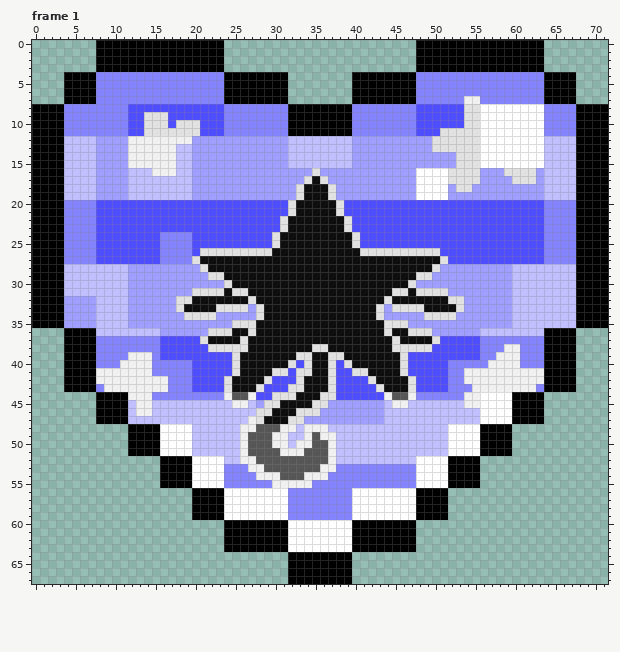
One commit to this pixel-art file: Template (14 frames).aseprite. The first picture shows the starting point.
72x68 pixels, 14 frames. Colours within 5 levels of each other are drawn and written as one. Shown: frame 1. The commit also changed other frames, which this record leaves out.
And afterwards:
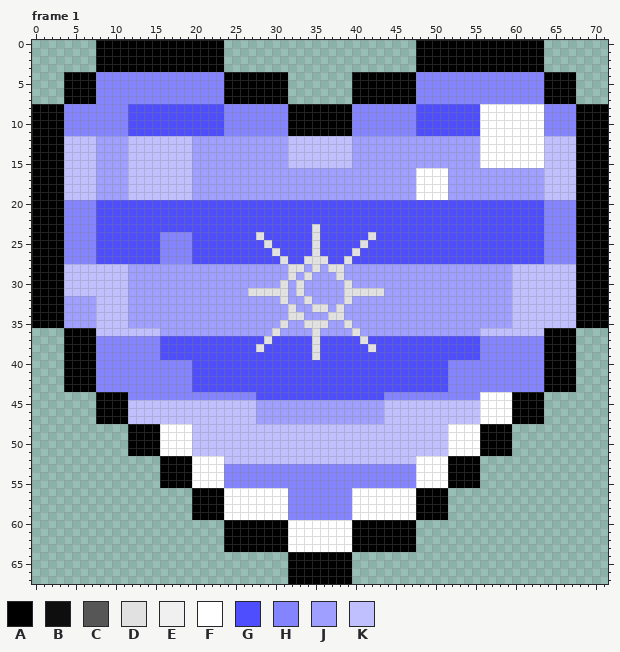
Palette (. is transparent): A #000000  B #0e0e0e  C #565656  D #e1e1e1  E #f0f0f0  F #ffffff  G #4e4eff  H #8484ff  J #9f9fff  K #c0c0ff
Changes in this commit:
layer "Layered /Stars" now hidden
layer "Pride Icons/Galactian Alignment/Solarian" now shown
layer "Pride Icons/Galactian Alignment/Eclipsia" added
layer "Icons/Star With Tail" now hidden
Frame 1:
y 7: x 54..55 EE -> HH
y 8: x 54..55 DD -> GG
y 9: x 14..16 DDD -> GGG; x 54..55 DD -> GG
y 10: x 14..16 DDD -> GGG; x 18..20 DDD -> GGG; x 54..55 DD -> GG
y 11: x 14..20 DDDDDDD -> GGGGGGG; x 51..55 DDDDD -> GGGGG
y 12: x 12..19 EEEEEEEE -> KKKKKKKK; x 50..55 DDDDDD -> JJJJJJ
y 13: x 12..17 EEEEEE -> KKKKKK; x 50..55 DDDDDD -> JJJJJJ
y 14..15: x 12..17 EEEEEE -> KKKKKK; x 53..55 DDD -> JJJ
y 16: x 15..17 EEE -> KKK; x 35 D -> J; x 52..55 DDDD -> JJJJ; x 59..62 DDDD -> JJJJ
y 17: x 34..36 DBD -> JJJ; x 52..55 DDDD -> JJJJ; x 60..62 DDD -> JJJ
y 18: x 33..37 DBBBD -> JJJJJ; x 53..54 DD -> JJ
y 19: x 33..37 DBBBD -> JJJJJ
y 20..21: x 32..38 DBBBBBD -> GGGGGGG
y 22: x 31..39 DBBBBBBBD -> GGGGGGGGG
y 23: x 31..39 DBBBBBBBD -> GGGGDGGGG
y 24: x 28 G -> D; x 30..40 DBBBBBBBBBD -> GGGGGDGGGGG; x 42 G -> D
y 25: x 29..41 GDBBBBBBBBBDG -> DGGGGGDGGGGGD
y 26: x 21..50 DDDDDDDDDBBBBBBBBBBBDDDDDDDDDD -> GGGGGGGGGDGGGGDGGGGDGGGGGGGGGG
y 27: x 20..51 DBBBBBBBBBBBBBBBBBBBBBBBBBBBBBBD -> GGGGGGGGGGGDGGDDDGGDGGGGGGGGGGGG
y 28: x 21..50 DBBBBBBBBBBBBBBBBBBBBBBBBBBBBD -> JJJJJJJJJJJDDJDJDDJJJJJJJJJJJJ
y 29: x 22..49 DDBBBBBBBBBBBBBBBBBBBBBBBBDD -> JJJJJJJJJJDJDJJJDJJJJJJJJJJJ
y 30: x 24..47 DBBBBBBBBBBBBBBBBBBBBBBD -> JJJJJJJDJDJJJJJDJJJJJJJJ
y 31: x 20..51 DDDDBDDBBBBBBBBBBBBBBBBBBDDBDDDD -> JJJJJJJDDDDDJDJJJJJDDDDDJJJJJJJJ
y 32: x 18..53 DDBBBBBBBDBBBBBBBBBBBBBBBBDBBBBBBBDD -> JJJJJJJJJJJJJDJJDJJJJDJJJJJJJJJJJJJJ
y 33: x 18..26 DBBBBDDDD -> JJJJJJJJJ; x 28..43 DBBBBBBBBBBBBBBD -> JJJJDJJDDJDJJJJJ; x 45..53 DDDDBBBBD -> JJJJJJJJJ
y 34: x 19..22 DDDD -> JJJJ; x 28..43 DBBBBBBBBBBBBBBD -> JJJJDDJJJDDJJJJJ; x 49..52 DDDD -> JJJJ
y 35: x 25..46 DDDBBBBBBBBBBBBBBBBDDD -> JJJJJJDJJDDDJJDJJJJJJJ
y 36: x 22..49 DDDBBDBBBBBBBBBBBBBBBBDBBDDD -> JJJJJJJJDJJJJDJJJJDJJJJJJJJJ
y 37: x 21..50 DBBBBDBBBBBBBBBBBBBBBBBBDBBBBD -> GGGGGGGGDGGGGGDGGGGGDGGGGGGGGG
y 38: x 22..34 DDDDDBBBBBBBB -> GGGGGGDGGGGGG; x 36..49 DBBBBBBBBDDDDD -> GGGGGGDGGGGGGG; x 59..60 EE -> HH
y 39: x 12..14 EEE -> HHH; x 25..46 DBBBBBBBDDBBDDBBBBBBBD -> GGGGGGGGGGDGGGGGGGGGGG; x 58..60 EEE -> HHH
y 40: x 11..14 EEEE -> HHHH; x 25..32 DBBBBBBD -> GGGGGGGG; x 34..37 DBBD -> GGGG; x 39..46 DBBBBBBD -> GGGGGGGG; x 57..60 EEEE -> HHHH
y 41: x 8..14 EEEEEEE -> HHHHHHH; x 25..31 DBBBBDD -> GGGGGGG; x 33..37 DDBBD -> GGGGG; x 40..46 DDBBBBD -> GGGGGGG; x 54..63 EEEEEEEEEE -> HHHHHHHHHH
y 42: x 8..16 EEEEEEEEE -> HHHHHHHHH; x 24..29 DBBBBD -> GGGGGG; x 33..37 DBBBD -> GGGGG; x 42..47 DBBBBD -> GGGGGG; x 54..63 EEEEEEEEEE -> HHHHHHHHHH
y 43: x 9..16 EEEEEEEE -> HHHHHHHH; x 24..28 DBBBD -> GGGGG; x 32..37 DDBBBD -> GGGGGG; x 43..47 DBBBD -> GGGGG; x 55..62 EEEEEEEE -> HHHHHHHH
y 44: x 12..14 EEE -> HHH; x 24..27 ECCE -> HHHH; x 30..37 DDDBBBDD -> GGGGGGGG; x 44..47 ECCE -> HHHH; x 54..55 EE -> HH
y 45: x 13..14 EE -> KK; x 25..26 EE -> KK; x 29..36 DDBBBBDD -> JJJJJJJJ; x 45..46 EE -> KK; x 54..55 EE -> KK
y 46: x 13..14 EE -> KK; x 28..35 DDBBBDDD -> JJJJJJJJ
y 47: x 27..33 EDBBBDD -> KJJJJJJ
y 48: x 26..32 EECCCEE -> KKKKKKK; x 34..36 EEE -> KKK
y 49: x 26..31 ECCCEE -> KKKKKK; x 34..37 ECEE -> KKKK
y 50: x 26..31 ECCCEE -> KKKKKK; x 33..37 EECCE -> KKKKK
y 51: x 26..37 ECCCCEEECCCE -> KKKKKKKKKKKK
y 52: x 26..37 EECCCCCCCCCE -> KKKKKKKKKKKK
y 53: x 27..37 EECCCCCCCEE -> HHHHHHHHHHH
y 54: x 28..36 EEECCCEEE -> HHHHHHHHH
y 55: x 30..34 EEEEE -> HHHHH
